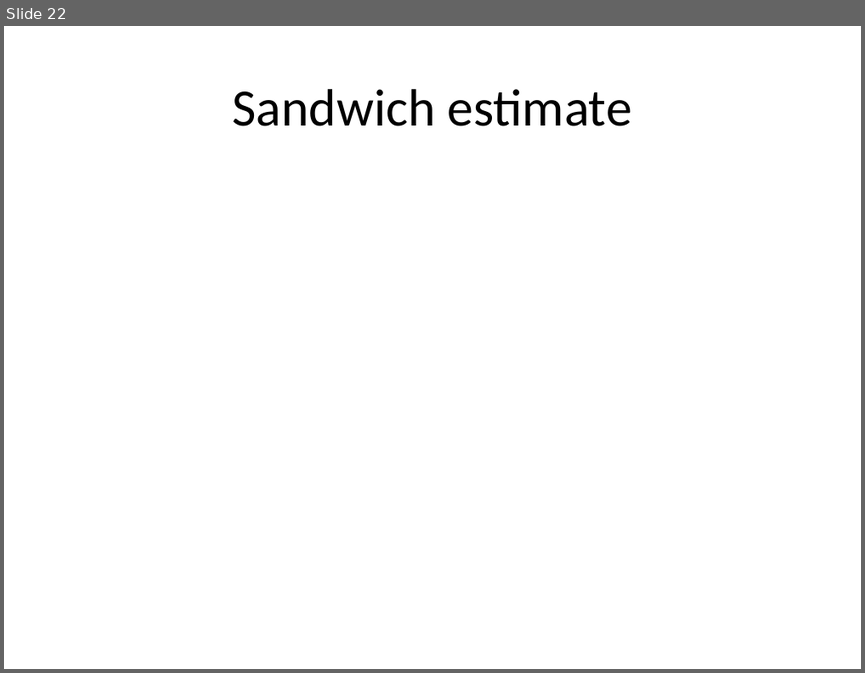
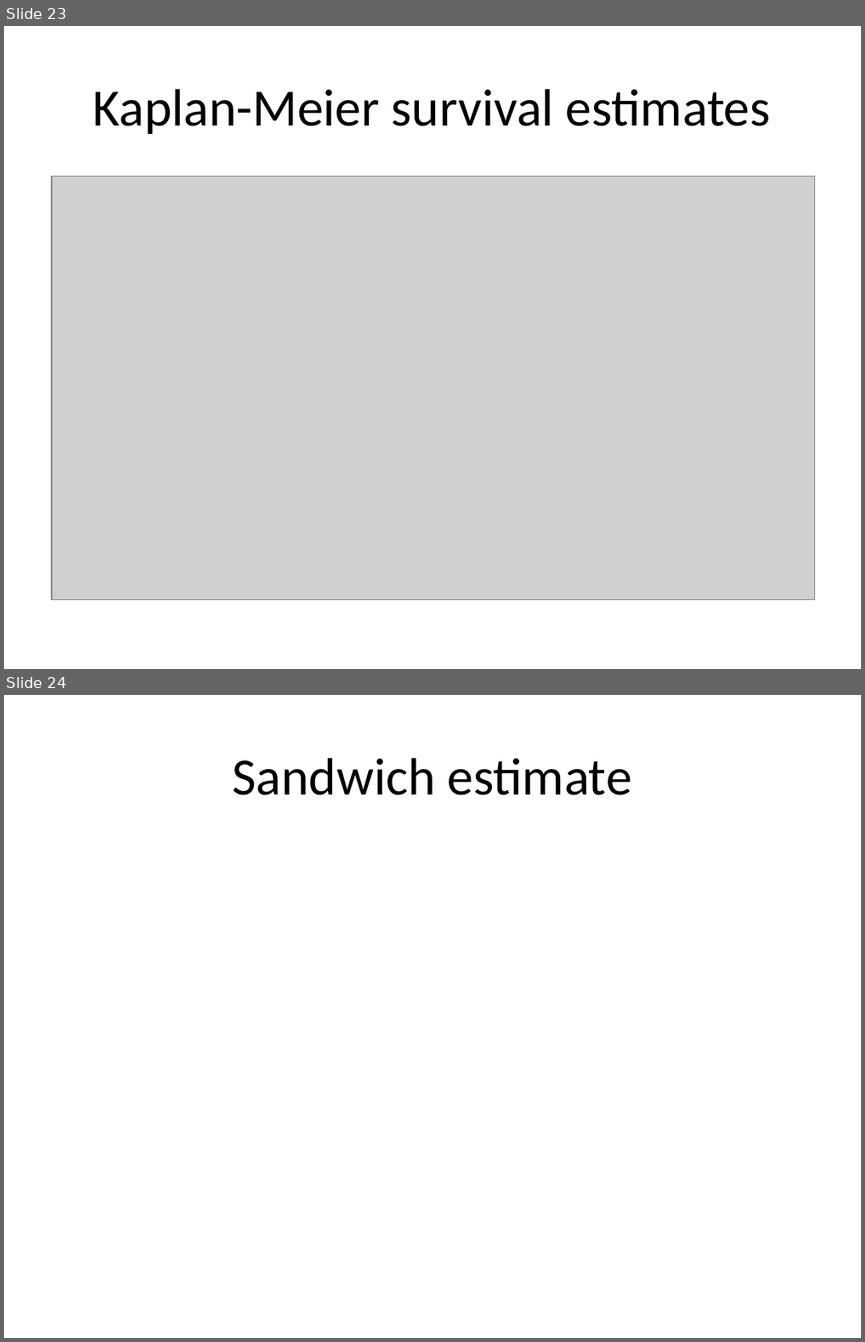
Before and after one commit to pmean/survival-lecture7, a slide deck: r/class7.pptx. Shown one above the other, each under a label of ours: slide 22 before the commit, slides 23 and 24 after it. The pictures are 865x673 and 865x1342 pixels, drawn with LibreOffice and Linux fonts; fonts in the diff are those of the drawing; grey boxes stand for pictures. Boxes give left, top, right and bottom in pixels: in the first picture for what was removed or moved away, otherwise in the second. Text is boxed around its words. In the diff, an @@ line names an element or a change of style, - is before the commit and + after.

```diff
--- a/r/class7.pptx
+++ b/r/class7.pptx
@@ slide 23 added at bbox=[4, 26, 861, 669], background #FFFFFF @@
@@ title added at bbox=[93, 89, 771, 134], 44 pt, text #000000 @@
+Kaplan-Meier survival estimates
@@ picture added at bbox=[52, 176, 815, 599] @@
@@ what was slide 22 is now slide 24 @@
```
Also in this commit, not shown: 5 slides changed, 9 other slides added, 10 other files.
